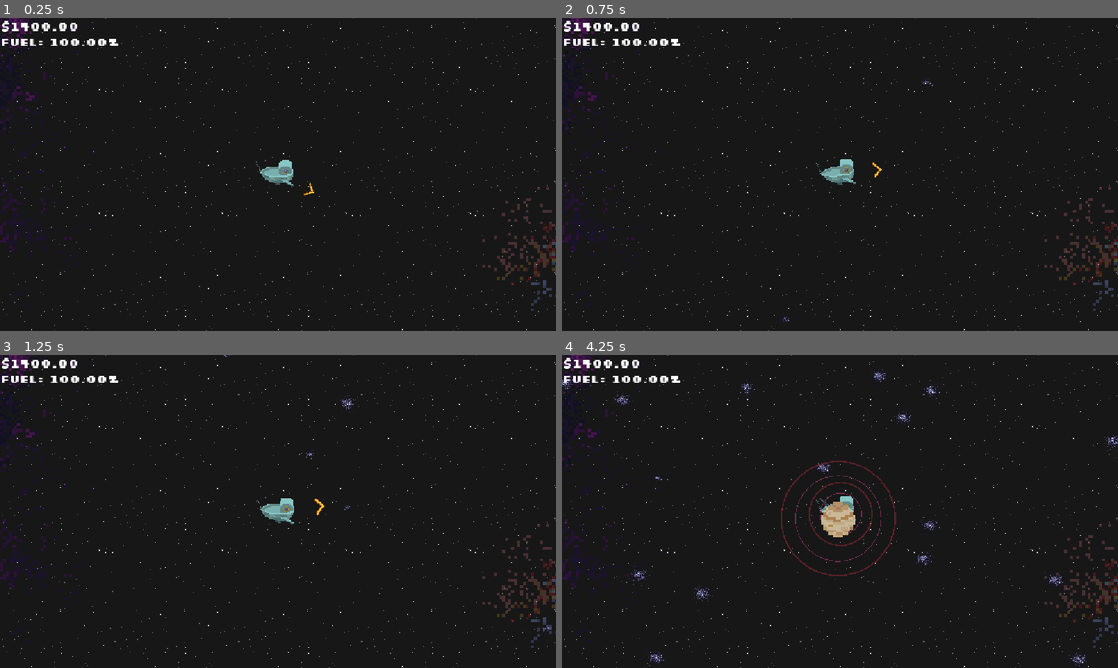
Above: before the commit, frames 1-4 (two rows, left to right).
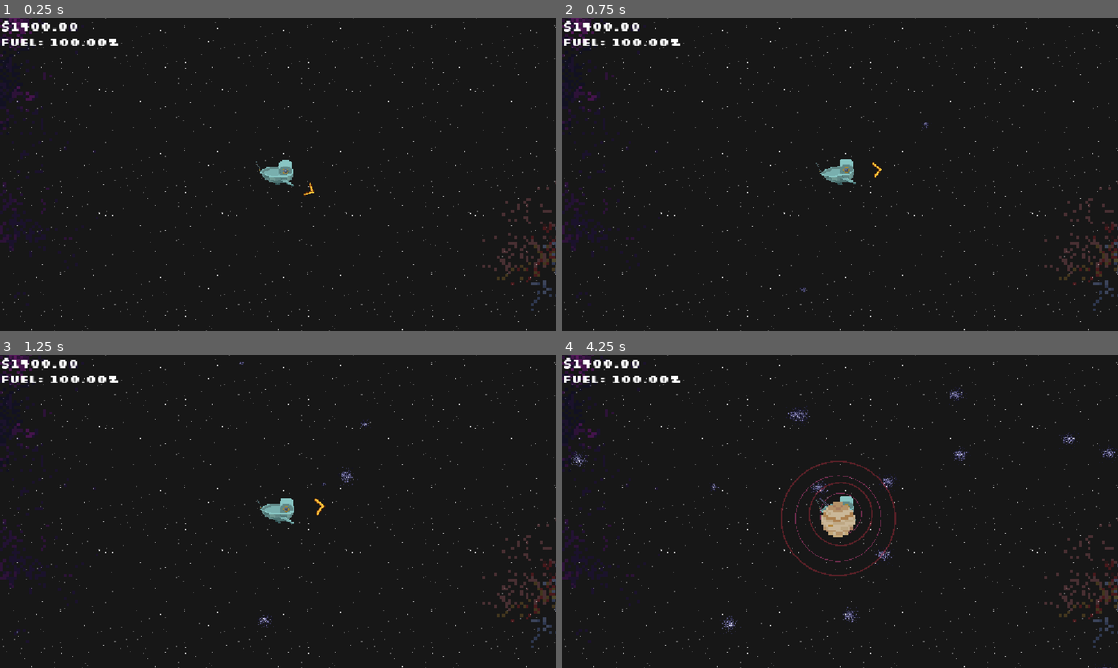
Above: after the commit, the same moments.

Repository: DudeNamedDarcy/CosmicJam2026
Game: Godot game, scene res://Scenes/game_scene.tscn
Two runs of this game, one before a commit and one after it. Both use one fixed random seed, a clock stepped at 60 frames per second and the inputs below. Sound files missing from this copy of the repository are replaced by a short silence.
Inputs (mouse positions are in pixels of both pictures, inside the frame that each line leads up to):
- Up to frame 1 (0.25 s): no input
- Up to frame 2 (0.75 s): move the mouse to (962, 158) at 0.52 s; press the mouse at (962, 158) at 0.53 s; hold Right (ComboRight) from 0.53 s (still down)
- Up to frame 3 (1.25 s): keep holding Right (ComboRight)
- Up to frame 4 (4.25 s): release Right (ComboRight) at 1.25 s; release the mouse at (962, 495) at 1.25 s; drag from (728, 527) to (912, 405) at 1.27 s; move the mouse to (895, 442) at 2.02 s; hold Right (ComboRight) 2.03-2.75 s; tap E (interact) at 2.1 s; drag from (812, 574) to (1079, 652) at 2.77 s; move the mouse to (1006, 558) at 3.52 s; hold Left (ComboLeft) from 3.53 s (still down); tap G (dialogue_next) at 3.6 s

Frame 1 is identical in both runs. In frame 2, less than 0.1% of the frame differs, in the area x 39-67%, y 18-98%; in frame 3, 0.2%; in frame 4, 1.4%, in the area x 0-100%, y 3-100%.

Commit message:
added all fish to dictionary

Diff:
--- /dev/null
+++ b/Scenes/Fish/cgd_cube.tscn
@@ -0,0 +1,35 @@
+[gd_scene format=3 uid="uid://d3misjkjktbfc"]
+
+[ext_resource type="Script" uid="uid://px7q08a74a0y" path="res://Scripts/fish.gd" id="1_u4d8y"]
+[ext_resource type="Texture2D" uid="uid://5qd01qir5bkt" path="res://Assets/Final/robot.png" id="2_u4d8y"]
+[ext_resource type="PackedScene" uid="uid://bqsd77la320wk" path="res://Scenes/Fish/fish_star_animation.tscn" id="3_2kuvg"]
+
+[sub_resource type="RectangleShape2D" id="RectangleShape2D_gem73"]
+size = Vector2(15, 13)
+
+[sub_resource type="CircleShape2D" id="CircleShape2D_gem73"]
+radius = 5.0
+
+[node name="Concordia Game Dev Cube" type="CharacterBody2D" unique_id=1404079117 node_paths=PackedStringArray("IdleBurstTimer")]
+collision_mask = 2
+script = ExtResource("1_u4d8y")
+typeName = "r.dia"
+value = 50.0
+fishTexture = ExtResource("2_u4d8y")
+probabilityWeight = 5
+IdleBurstTimer = NodePath("IdleBurstTimer")
+
+[node name="Fish Star Animation" parent="." unique_id=196298808 instance=ExtResource("3_2kuvg")]
+
+[node name="Area2D" type="Area2D" parent="." unique_id=889486571]
+
+[node name="CollisionShape2D" type="CollisionShape2D" parent="Area2D" unique_id=1960112096]
+shape = SubResource("RectangleShape2D_gem73")
+
+[node name="IdleBurstTimer" type="Timer" parent="." unique_id=415768935]
+
+[node name="CollisionShape2D" type="CollisionShape2D" parent="." unique_id=169337993]
+shape = SubResource("CircleShape2D_gem73")
+
+[connection signal="area_entered" from="Area2D" to="." method="_on_area_2d_area_entered"]
+[connection signal="timeout" from="IdleBurstTimer" to="." method="_on_idle_burst_timer_timeout"]
--- a/Scenes/game_scene.tscn
+++ b/Scenes/game_scene.tscn
@@ -9,18 +9,18 @@
 [ext_resource type="PackedScene" uid="uid://d3oxvy0grl375" path="res://Scenes/Fish/red_dwarf_herring.tscn" id="4_2fmhe"]
 [ext_resource type="Script" uid="uid://dqlo4uebgxkyw" path="res://Scenes/rod_noise.gd" id="5_2fmhe"]
 [ext_resource type="PackedScene" uid="uid://bvboagsrhp2c7" path="res://glorp/glorp_starship.tscn" id="6_2fmhe"]
-[ext_resource type="PackedScene" uid="uid://b7m36bfujolqs" path="res://Scenes/Fish/supermassive_squid.tscn" id="6_4xiap"]
 [ext_resource type="Script" uid="uid://c4evtl6kbwuw2" path="res://Scenes/fish_spawner.gd" id="6_rgj8m"]
 [ext_resource type="Texture2D" uid="uid://ck5uv4d76r727" path="res://Assets/Final/Parallax/stars.png" id="7_2fmhe"]
 [ext_resource type="PackedScene" uid="uid://dgyunkaa44mbx" path="res://Scenes/Fish/starfish.tscn" id="7_wywco"]
+[ext_resource type="PackedScene" uid="uid://b05brc3bel6c1" path="res://Scenes/Fish/angler_fish.tscn" id="8_5q52j"]
 [ext_resource type="PackedScene" uid="uid://co5te5e76e4vk" path="res://Scenes/Fish/patrick_starfish.tscn" id="8_ldntv"]
 [ext_resource type="PackedScene" uid="uid://w7gafq2uiia1" path="res://Scenes/Fish/gold_fish.tscn" id="9_w8jfd"]
 [ext_resource type="PackedScene" uid="uid://wgsgx4i8wbue" path="res://Scenes/Fish/big_fish.tscn" id="10_a7fet"]
+[ext_resource type="PackedScene" uid="uid://d3misjkjktbfc" path="res://Scenes/Fish/cgd_cube.tscn" id="10_e624q"]
 [ext_resource type="Texture2D" uid="uid://dgqiixt65f3lo" path="res://Assets/Final/big-asteroid.png" id="13_w8jfd"]
+[ext_resource type="PackedScene" uid="uid://buf18n2jp25y4" path="res://Scenes/money_fuel_ui.tscn" id="13_wywco"]
 [ext_resource type="Texture2D" uid="uid://cll5bs5f8a81p" path="res://Assets/Final/medium-asteroid.png" id="14_a7fet"]
 [ext_resource type="Texture2D" uid="uid://wb6i18c7r4pi" path="res://Assets/Final/small-asteroid.png" id="15_8m72m"]
-[ext_resource type="FontFile" uid="uid://d0yv4rsexmrsw" path="res://fonts/Silkscreen/Silkscreen-Bold.ttf" id="13_wywco"]
-[ext_resource type="PackedScene" uid="uid://buf18n2jp25y4" path="res://Scenes/money_fuel_ui.tscn" id="13_wywco"]
 [ext_resource type="Texture2D" uid="uid://co5l18et1fp0f" path="res://Assets/Final/nebulae/barfcoloured-nebula.png" id="16_vtwju"]
 [ext_resource type="Texture2D" uid="uid://67jw5hhk1xk6" path="res://Assets/Final/nebulae/blue-nebula.png" id="17_fnr0w"]
 [ext_resource type="Texture2D" uid="uid://b5qgb54g2bdhj" path="res://Assets/Final/nebulae/eye-nebula.png" id="18_gqlrj"]
@@ -163,13 +163,14 @@
 [node name="Fish Spawner" type="Node2D" parent="." unique_id=1574152278 node_paths=PackedStringArray("spawnableArea")]
 script = ExtResource("6_rgj8m")
 fishDict = Dictionary[PackedScene, int]({
+ExtResource("8_5q52j"): 1,
+ExtResource("10_a7fet"): 1,
+ExtResource("10_e624q"): 1,
+ExtResource("9_w8jfd"): 1,
 ExtResource("3_rgj8m"): 1,
+ExtResource("8_ldntv"): 1,
 ExtResource("4_2fmhe"): 1,
-ExtResource("6_4xiap"): 1,
-ExtResource("7_wywco"): 1,
-ExtResource("8_ldntv"): 1,
-ExtResource("9_w8jfd"): 1,
-ExtResource("10_a7fet"): 1
+ExtResource("7_wywco"): 1
 })
 spawnableArea = NodePath("../SpawnableArea")
 maxFishInLevel = 1000
Binary file added: Assets/Final/robot.png
Not shown, added: Assets/Final/robot.png.import
